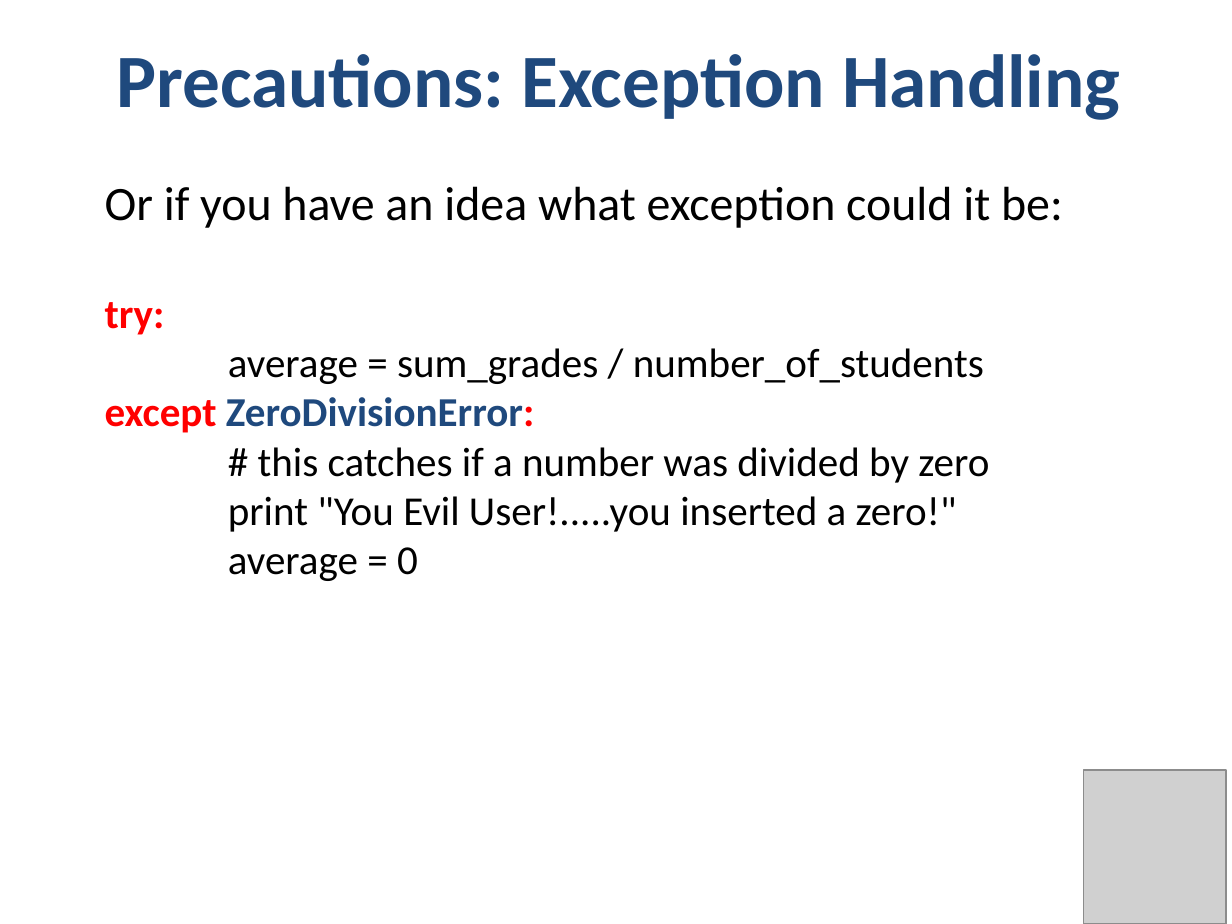
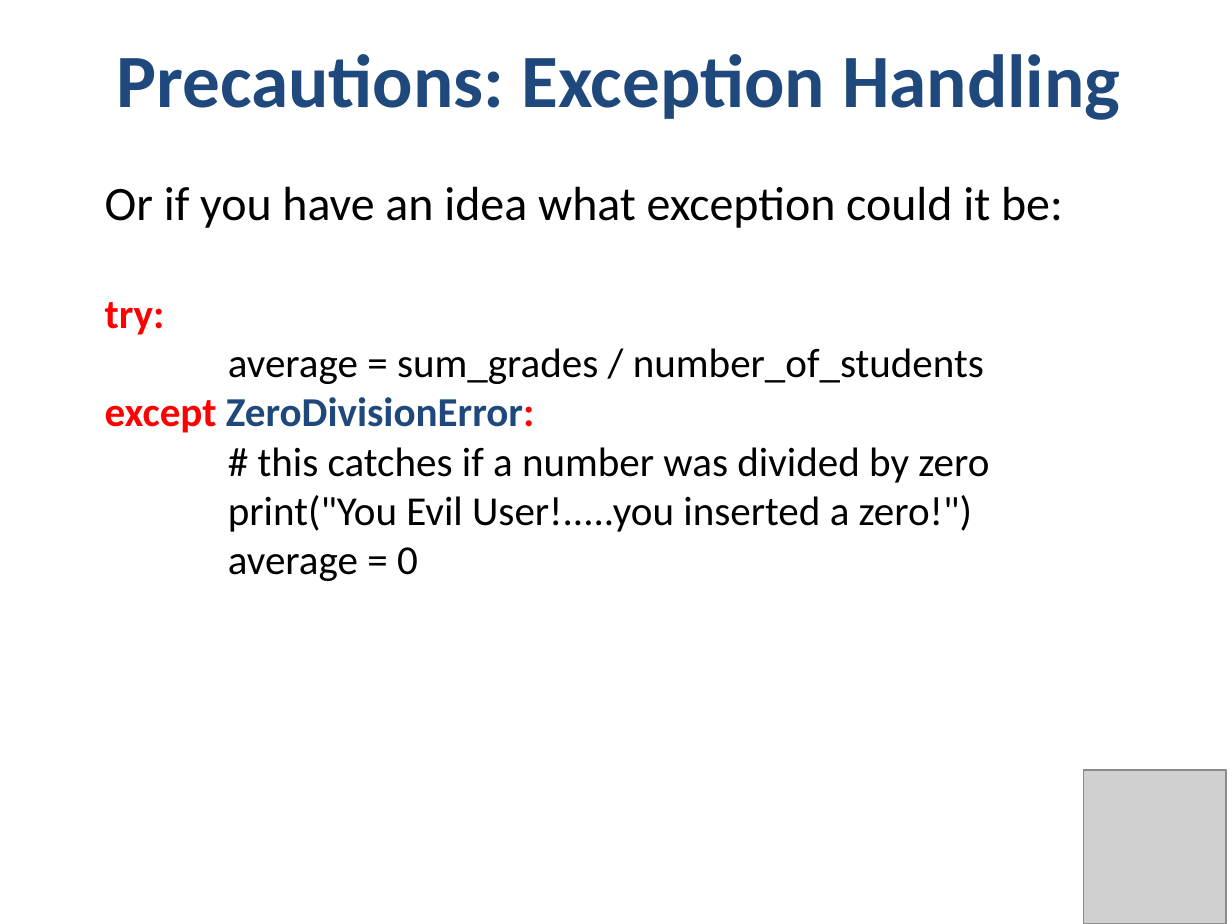
Before and after one commit to phonedude/cs532-s17, a slide deck: slide 68 of slides/week-02-python.pptx. Drawn at 1232x924 pixels with LibreOffice and Linux fonts; fonts in the diff are those of the drawing; grey boxes stand for pictures. Boxes give left, top, right and bottom in pixels: in the first picture for what was removed or moved away, otherwise in the second. Text is boxed around its words. In the diff, an @@ line names an element or a change of style, - is before the commit and + after.

```diff
--- a/slides/week-02-python.pptx
+++ b/slides/week-02-python.pptx
@@ text at (228, 495, 972, 532): text changed @@
-print "You Evil User!.....you inserted a zero!"
+print("You Evil User!.....you inserted a zero!")
```
Also in this commit, not shown: 15 other slides changed, 1 other file.
